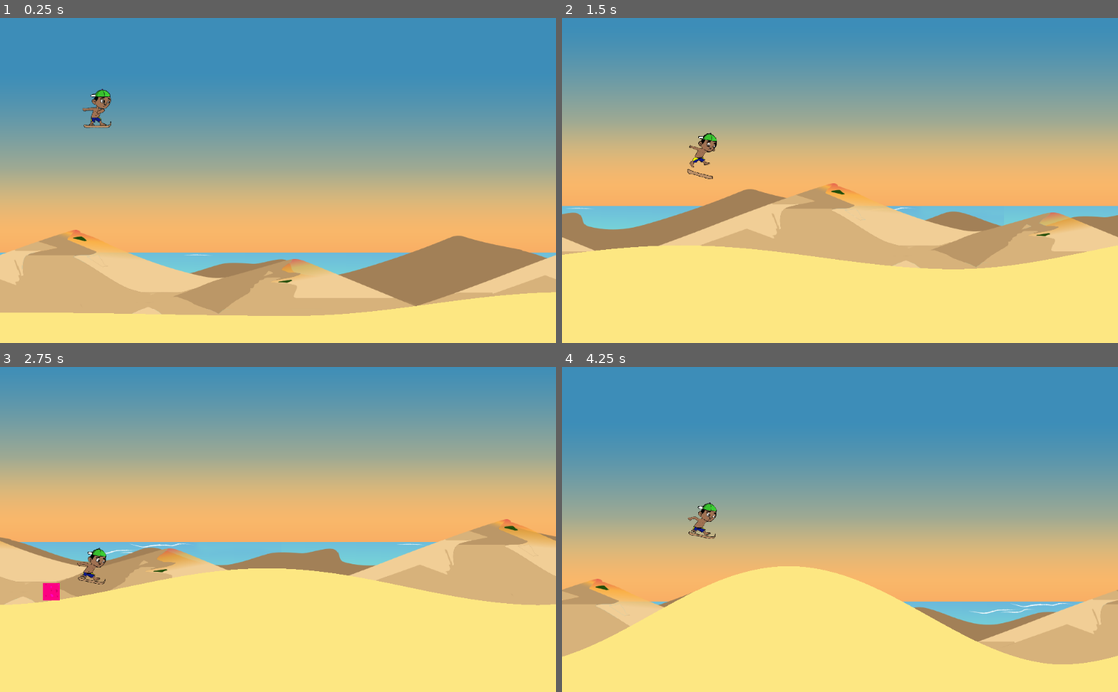
Above: before the commit, frames 1-4 (two rows, left to right).
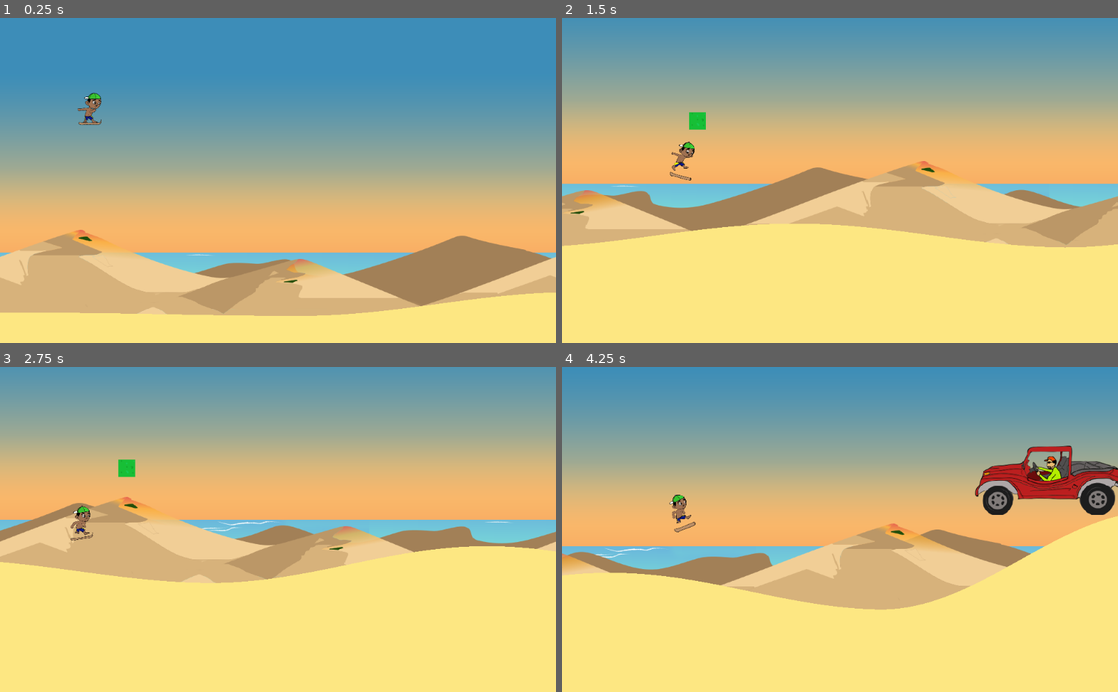
Above: after the commit, the same moments.

Repository: AlanVitorCosta/MotoresGame
Game: Godot game, scene res://scenes/World.tscn
Two runs of this game, one before a commit and one after it. Both use one fixed random seed, a clock stepped at 60 frames per second and the inputs below.
Inputs:
- Up to frame 1 (0.25 s): no input
- Up to frame 2 (1.5 s): hold Up (ui_up) 0.53-1.28 s; hold Right (ui_right) from 0.53 s (still down); tap Z at 1.35 s
- Up to frame 3 (2.75 s): tap Up (ui_up) at 1.52, 1.55, 1.82 s; release Right (ui_right) at 2.03 s; hold Left (ui_left) from 2.03 s (still down); hold Up (ui_up) from 2.03 s (still down)
- Up to frame 4 (4.25 s): release Left (ui_left) at 2.78 s; release Up (ui_up) at 2.78 s; hold Right (ui_right) from 2.78 s (still down); tap Z at 2.85 s; tap Up (ui_up) at 3.02, 3.05, 3.32 s; hold Up (ui_up) from 3.53 s (still down)

The runs differ from the first frame. In frame 1, 1.9% of the frame differs, in the area x 0-100%, y 21-92%; in frame 2, 49%; in frame 3, 50%; in frame 4, 68%, in the area x 0-100%, y 10-92%.

Commit message:
muitas coisas

Diff:
--- a/scenes/Bugueiro.tscn
+++ b/scenes/Bugueiro.tscn
@@ -1,28 +1,35 @@
-[gd_scene load_steps=5 format=2]
+[gd_scene load_steps=8 format=2]
 
 [ext_resource path="res://scripts/Bugueiro.gd" type="Script" id=1]
-[ext_resource path="res://sprites/textura_duna.png" type="Texture" id=2]
+[ext_resource path="res://sprites/Obstaculos/bugyy1.png" type="Texture" id=2]
+[ext_resource path="res://sprites/Obstaculos/bugyy2.png" type="Texture" id=3]
+[ext_resource path="res://sounds/buggyS.wav" type="AudioStream" id=4]
 
-[sub_resource type="SegmentShape2D" id=3]
-a = Vector2( 30, 0 )
-b = Vector2( 0, 0 )
+[sub_resource type="RectangleShape2D" id=5]
+extents = Vector2( 127.829, 19.1542 )
 
 [sub_resource type="RectangleShape2D" id=2]
-extents = Vector2( 15.5565, 16.3257 )
+extents = Vector2( 130.707, 69.9902 )
+
+[sub_resource type="SpriteFrames" id=4]
+animations = [ {
+"frames": [ ExtResource( 2 ), ExtResource( 3 ) ],
+"loop": true,
+"name": "Idle",
+"speed": 4.0
+} ]
 
 [node name="Bugueiro" type="KinematicBody2D"]
+collision_layer = 4
+collision_mask = 3
 script = ExtResource( 1 )
 __meta__ = {
 "_edit_lock_": true
 }
 
 [node name="CollisionShape2D" type="CollisionShape2D" parent="."]
-position = Vector2( -15.5166, 14.8053 )
-shape = SubResource( 3 )
-
-[node name="Sprite" type="Sprite" parent="."]
-modulate = Color( 1, 0, 1, 1 )
-texture = ExtResource( 2 )
+position = Vector2( 2.69537, 47.4347 )
+shape = SubResource( 5 )
 __meta__ = {
 "_edit_lock_": true
 }
@@ -37,4 +44,14 @@
 __meta__ = {
 "_edit_lock_": true
 }
+
+[node name="AnimatedSprite" type="AnimatedSprite" parent="."]
+scale = Vector2( 0.9, 0.9 )
+frames = SubResource( 4 )
+animation = "Idle"
+frame = 1
+playing = true
+
+[node name="buggyFx" type="AudioStreamPlayer" parent="."]
+stream = ExtResource( 4 )
 [connection signal="body_entered" from="Area2D" to="." method="_on_Area2D_body_entered"]
--- /dev/null
+++ b/scenes/Dromedario.tscn
@@ -0,0 +1,44 @@
+[gd_scene load_steps=5 format=2]
+
+[ext_resource path="res://scripts/Dromedario.gd" type="Script" id=1]
+[ext_resource path="res://sprites/textura_duna.png" type="Texture" id=2]
+
+[sub_resource type="RectangleShape2D" id=3]
+extents = Vector2( 15.0313, 1.96727 )
+
+[sub_resource type="RectangleShape2D" id=2]
+extents = Vector2( 15.6137, 15.9677 )
+
+[node name="KinematicBody2D" type="KinematicBody2D"]
+collision_layer = 4
+collision_mask = 3
+script = ExtResource( 1 )
+__meta__ = {
+"_edit_lock_": true
+}
+
+[node name="CollisionShape2D" type="CollisionShape2D" parent="."]
+position = Vector2( 0.0246029, 14.689 )
+shape = SubResource( 3 )
+__meta__ = {
+"_edit_lock_": true
+}
+
+[node name="Sprite" type="Sprite" parent="."]
+modulate = Color( 0.733333, 0.0980392, 0.0980392, 1 )
+texture = ExtResource( 2 )
+__meta__ = {
+"_edit_lock_": true
+}
+
+[node name="Area2D" type="Area2D" parent="."]
+__meta__ = {
+"_edit_lock_": true
+}
+
+[node name="CollisionShape2D" type="CollisionShape2D" parent="Area2D"]
+shape = SubResource( 2 )
+__meta__ = {
+"_edit_lock_": true
+}
+[connection signal="body_entered" from="Area2D" to="." method="_on_Area2D_body_entered"]
--- /dev/null
+++ b/scenes/GameOver.tscn
@@ -0,0 +1,48 @@
+[gd_scene load_steps=3 format=2]
+
+[ext_resource path="res://scripts/ButtonRefresh.gd" type="Script" id=1]
+[ext_resource path="res://scripts/ButtonExit.gd" type="Script" id=2]
+
+[node name="Control" type="Control"]
+anchor_right = 1.0
+anchor_bottom = 1.0
+margin_left = -396.963
+margin_top = -82.027
+margin_right = -396.963
+margin_bottom = -82.027
+
+[node name="Panel" type="Panel" parent="."]
+margin_left = 382.0
+margin_top = 63.0
+margin_right = 1437.0
+margin_bottom = 698.0
+
+[node name="Label" type="Label" parent="Panel"]
+margin_left = 250.0
+margin_top = 111.0
+margin_right = 530.0
+margin_bottom = 234.0
+rect_scale = Vector2( 2, 2 )
+text = "Você não conseguiu completar sua missão!!
+
+A praia de Genipabu foi tomada pela poluição!! "
+align = 1
+valign = 1
+autowrap = true
+uppercase = true
+
+[node name="Button" type="Button" parent="Panel"]
+margin_left = 312.0
+margin_top = 372.0
+margin_right = 434.0
+margin_bottom = 432.0
+text = "Reiniciar"
+script = ExtResource( 1 )
+
+[node name="Button2" type="Button" parent="Panel"]
+margin_left = 592.901
+margin_top = 372.025
+margin_right = 713.901
+margin_bottom = 430.025
+text = "Sair"
+script = ExtResource( 2 )
--- a/scenes/Player.tscn
+++ b/scenes/Player.tscn
@@ -13,9 +13,11 @@
 [ext_resource path="res://sprites/Personagem/pulo5.png" type="Texture" id=11]
 [ext_resource path="res://sprites/Personagem/boyzaum.png" type="Texture" id=12]
 [ext_resource path="res://sprites/Personagem/boyzaum2.png" type="Texture" id=13]
+[ext_resource path="res://sounds/jump.wav" type="AudioStream" id=14]
+[ext_resource path="res://sounds/hit_fall.wav" type="AudioStream" id=15]
 
 [sub_resource type="CircleShape2D" id=4]
-radius = 34.4592
+radius = 28.126
 
 [sub_resource type="RectangleShape2D" id=2]
 extents = Vector2( 10, 400 )
@@ -44,6 +46,8 @@
 } ]
 
 [node name="Player" type="KinematicBody2D"]
+collision_layer = 2
+collision_mask = 5
 script = ExtResource( 1 )
 __meta__ = {
 "_edit_lock_": true
@@ -81,7 +85,7 @@
 }
 
 [node name="Sprite" type="AnimatedSprite" parent="."]
-scale = Vector2( 0.6, 0.6 )
+scale = Vector2( 0.5, 0.5 )
 frames = SubResource( 3 )
 animation = "Idle"
 frame = 1
@@ -89,4 +93,11 @@
 __meta__ = {
 "_edit_lock_": true
 }
+
+[node name="jumpFx" type="AudioStreamPlayer" parent="."]
+stream = ExtResource( 14 )
+
+[node name="deathFx" type="AudioStreamPlayer" parent="."]
+stream = ExtResource( 15 )
 [connection signal="body_entered" from="Area2D" to="Area2D" method="_on_Area2D_body_entered"]
+[connection signal="animation_finished" from="Sprite" to="." method="_on_Sprite_animation_finished"]
--- /dev/null
+++ b/scenes/Urubu.tscn
@@ -0,0 +1,40 @@
+[gd_scene load_steps=5 format=2]
+
+[ext_resource path="res://scripts/Urubu.gd" type="Script" id=1]
+[ext_resource path="res://sprites/textura_duna.png" type="Texture" id=2]
+
+[sub_resource type="RectangleShape2D" id=1]
+extents = Vector2( 3.02292, 93.056 )
+
+[sub_resource type="RectangleShape2D" id=2]
+extents = Vector2( 15.7776, 16.1521 )
+
+[node name="KinematicBody2D" type="KinematicBody2D"]
+collision_layer = 8
+script = ExtResource( 1 )
+
+[node name="CollisionShape2D" type="CollisionShape2D" parent="."]
+position = Vector2( 0.640533, 108 )
+shape = SubResource( 1 )
+__meta__ = {
+"_edit_lock_": true
+}
+
+[node name="Sprite" type="Sprite" parent="."]
+modulate = Color( 0.0941176, 0.827451, 0.415686, 1 )
+texture = ExtResource( 2 )
+__meta__ = {
+"_edit_lock_": true
+}
+
+[node name="Area2D" type="Area2D" parent="."]
+__meta__ = {
+"_edit_lock_": true
+}
+
+[node name="CollisionShape2D" type="CollisionShape2D" parent="Area2D"]
+shape = SubResource( 2 )
+__meta__ = {
+"_edit_lock_": true
+}
+[connection signal="body_entered" from="Area2D" to="." method="_on_Area2D_body_entered"]
--- a/scenes/World.tscn
+++ b/scenes/World.tscn
@@ -14,6 +14,7 @@
 texture_mode = -1089988082
 
 [node name="StaticBody2D" type="StaticBody2D" parent="."]
+collision_mask = 14
 
 [node name="Player" parent="." instance=ExtResource( 2 )]
 position = Vector2( 526, 48 )
--- a/scripts/Bugueiro.gd
+++ b/scripts/Bugueiro.gd
@@ -7,6 +7,7 @@
 var velocity = Vector2()
 
 func _ready():
+	$buggyFx.play()
 	pass
 
 func _physics_process(delta):
--- /dev/null
+++ b/scripts/ButtonExit.gd
@@ -0,0 +1,8 @@
+extends Button
+
+func _ready():
+	connect("pressed", self, "_on_Button_pressed")
+	pass
+
+func _on_Button_pressed():
+	get_tree().quit()
--- /dev/null
+++ b/scripts/ButtonRefresh.gd
@@ -0,0 +1,8 @@
+extends Button
+
+func _ready():
+	connect("pressed", self, "_on_Button_pressed")
+	pass
+
+func _on_Button_pressed():
+	get_tree().change_scene("res://scenes/World.tscn")
--- /dev/null
+++ b/scripts/Dromedario.gd
@@ -0,0 +1,20 @@
+extends KinematicBody2D
+
+const GRAVITY = 25
+const FLOOR = Vector2(0, -1)
+
+var velocity = Vector2()
+
+func _ready():
+	pass
+
+func _physics_process(delta):
+	velocity.y += GRAVITY
+
+	move_and_slide(velocity, FLOOR, true)
+	pass
+
+func _on_Area2D_body_entered(body):
+	if(body.get_name() == "Player"):
+		body.anim = "Falling"
+		queue_free()
--- a/scripts/Player.gd
+++ b/scripts/Player.gd
@@ -2,12 +2,13 @@
 
 const SPEED = 100
 const GRAVITY = 10
-const JUMP_POWER = -500
+const JUMP_POWER = -450
 const FLOOR = Vector2(0, -1)
 
 onready var sprite = get_node("Sprite")
 onready var collider2d = get_node("CollisionShape2D")
 
+var can_change_scene = false
 var anim setget set_anim
 var velocity = Vector2()
 var on_ground = false
@@ -21,28 +22,25 @@
 	collider2d.scale = Vector2 (1, 1)
 
 	if Input.is_action_pressed("ui_right"):
-		velocity.x = 8*SPEED
+		velocity.x = 6*SPEED
 		if anim == "Crouch":
-			velocity.x = 6*SPEED
+			velocity.x = 4*SPEED
 	elif Input.is_action_pressed("ui_left"):
-		velocity.x = 3*SPEED
+		velocity.x = 2*SPEED
 		if anim == "Crouch":
 			velocity.x = SPEED
 	else:
-		velocity.x = 5*SPEED
+		velocity.x = 4*SPEED
 		if anim == "Crouch":
-			velocity.x = 3*SPEED
+			velocity.x = 2*SPEED
 
 	if Input.is_action_pressed("ui_up") && on_ground && !Input.is_action_pressed("ui_down") && anim != "Falling":
 		velocity.y = JUMP_POWER
-
-		#anim = "jump"
-		#if !on_ground && !Input.is_action_pressed("ui_down"):
-		#	anim = "Jump"
+		$jumpFx.play()
 
 	if Input.is_action_pressed("ui_down") && anim != "Falling":
 		anim = "Crouch"
-		collider2d.scale = Vector2 (0.8, 0.8)
+		collider2d.scale = Vector2 (0.75, 0.75)
 	elif !on_ground && Input.is_action_pressed("ui_up") && can_animate_jump:
 		anim = "Jump"
 		can_animate_jump = false
@@ -53,6 +51,9 @@
 		collider2d.scale = Vector2 (1, 0.65)
 		velocity = Vector2(0, 100)
 		can_animate_jump = false
+
+	if can_change_scene == true:
+		get_tree().change_scene("res://scenes/GameOver.tscn")
 
 	if Input.is_key_pressed(KEY_Z):
 		$Camera2D.zoom = Vector2(4,4)
@@ -74,3 +75,7 @@
 
 func set_anim(new_anim):
 	anim = new_anim
+
+func _on_Sprite_animation_finished():
+	if anim == "Falling":
+		can_change_scene = true
--- /dev/null
+++ b/scripts/Urubu.gd
@@ -0,0 +1,22 @@
+extends KinematicBody2D
+
+const SPEED = -100
+const GRAVITY = 100
+const FLOOR = Vector2(0, -1)
+
+var velocity = Vector2()
+
+func _ready():
+	pass
+
+func _physics_process(delta):
+	velocity.x = 4*SPEED
+	velocity.y += GRAVITY
+
+	velocity = move_and_slide(velocity, FLOOR)
+	pass
+
+func _on_Area2D_body_entered(body):
+	if(body.get_name() == "Player"):
+		body.anim = "Falling"
+		queue_free()
--- a/scripts/World.gd
+++ b/scripts/World.gd
@@ -11,6 +11,8 @@
 
 var sand_texture = preload("res://sprites/textura_duna.png")
 var enemy_bugueiro = preload("res://scenes/Bugueiro.tscn")
+var enemy_dromedario = preload("res://scenes/Dromedario.tscn")
+var enemy_urubu = preload("res://scenes/Urubu.tscn")
 const BASE_Y_OFFSET = 200
 const BASE_X_OFFSET = 800
 
@@ -86,17 +88,22 @@
 	var spawn_location = Vector2($Player.position.x + 1400, $Player.position.y - 200)
 
 	if noise_sample < -0.2:
-		print("spawn dromedario")
-		#exemplo de spawn:
+		print("spawn bugueiro")
 		var enemy = enemy_bugueiro.instance()
 		enemy.position = spawn_location
 		add_child(enemy)
 		return
 	if noise_sample < 0:
-		print("spawn bugueiro")
+		print("spawn dromedario")
+		var enemy = enemy_dromedario.instance()
+		enemy.position = spawn_location
+		add_child(enemy)
 		return
 	if noise_sample < 0.2:
 		print("spawn urubu")
+		var enemy = enemy_urubu.instance()
+		enemy.position = spawn_location
+		add_child(enemy)
 		return
 	else:
 		print("nada")
Not shown: 1 places in scenes/Player.tscn that only renumber resources
Not shown, added: sounds/364999__saul92__arena-cayendo.wav.import
Not shown, added: sounds/452797__cloe-king__sand-in-bag.wav.import
Not shown, added: sounds/buggyS.wav.import
Not shown, added: sounds/dromedarioS.wav.import
Not shown, added: sounds/hit_fall.wav.import
Not shown, added: sounds/jump.wav.import
Not shown, added: sounds/move_on_sand.wav.import
Not shown, added: sounds/urubuS.wav.import
Binary file added: sprites/Obstaculos/bugyy1.png
Not shown, added: sprites/Obstaculos/bugyy1.png.import
Binary file added: sprites/Obstaculos/bugyy2.png
(and 9 more such lines)
